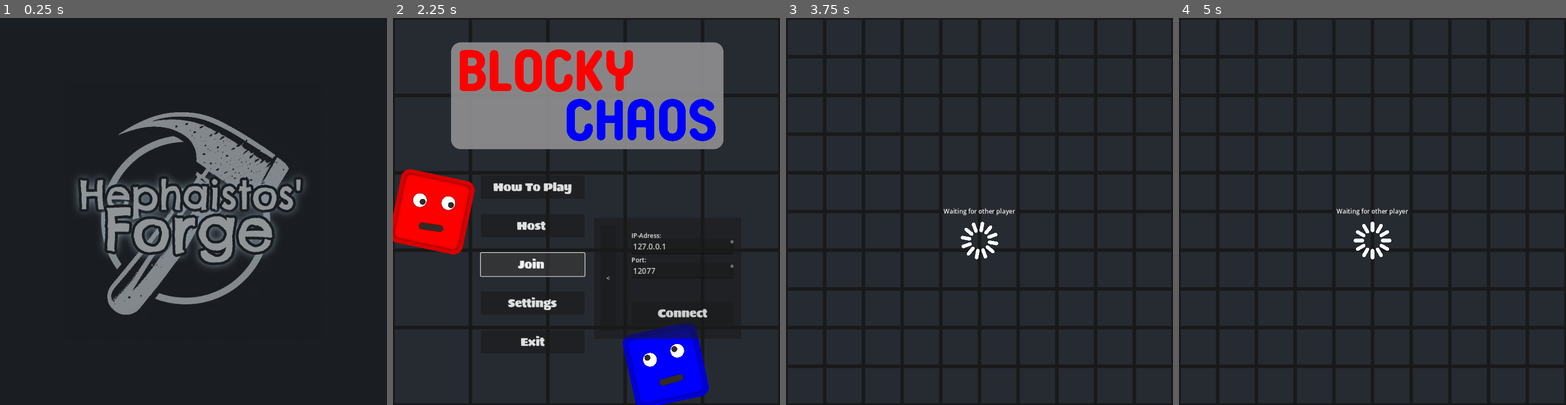
Above: before the commit, frames 1-4 (left to right).
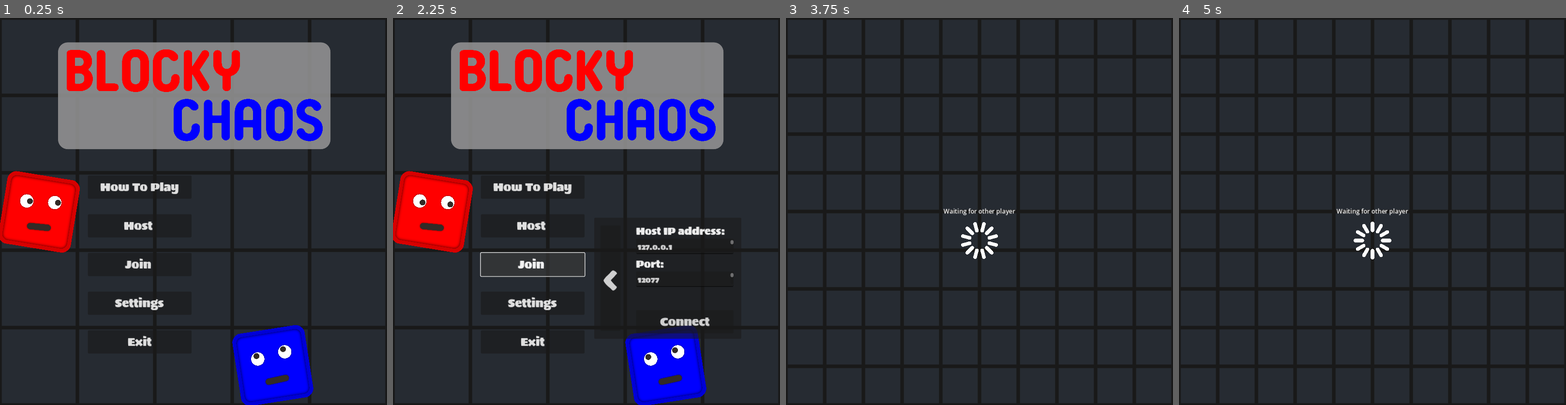
Above: after the commit, the same moments.

Repository: HephaistosForge/BlockyChaos
Game: Godot game, scene res://world/world.tscn
Same seed, same stepped clock (60 frames per second), same inputs: the game is played once before the commit and once after it. Before the commit the project starts from res://ui/intro_screen/intro_screen.tscn.
Inputs (mouse positions are in pixels of both pictures, inside the frame that each line leads up to):
- Up to frame 1 (0.25 s): no input
- Up to frame 2 (2.25 s): click (532, 265) at 0.5 s, where only the run after the commit has a clickable "Join"; click (609, 277) at 1.25 s, where only the run after the commit has a clickable "<"; click "Join" at 2 s
- Up to frame 3 (3.75 s): click "Connect" at 2.75 s; move the mouse to (960, 288) at 3.52 s; hold W (up) from 3.53 s (still down); click (960, 288) at 3.67 s
- Up to frame 4 (5 s): keep holding W (up); move the mouse to (1488, 269) at 4.27 s

The runs differ from the first frame. In frame 1, 35% of the frame differs, in the area x 0-86%, y 6-100%; in frame 2, 2.4%; in frame 3, 0.2%; in frame 4, less than 0.1%.

Commit message:
Add icon, move connection dialog to scene

Diff:
--- a/project.godot
+++ b/project.godot
@@ -11,12 +11,11 @@
 [application]
 
 config/name="BlockyChaos"
-run/main_scene="res://ui/intro_screen/intro_screen.tscn"
+run/main_scene="res://world/world.tscn"
 config/features=PackedStringArray("4.0", "Forward Plus")
 boot_splash/bg_color=Color(0.101961, 0.113725, 0.133333, 1)
-boot_splash/show_image=false
 boot_splash/image="res://ui/intro_screen/HephaistosForge1.png"
-config/icon="res://icon.svg"
+config/icon="res://icon.png"
 
 [autoload]
 
@@ -59,6 +58,12 @@
 "events": [Object(InputEventKey,"resource_local_to_scene":false,"resource_name":"","device":-1,"window_id":0,"alt_press …(182 unchanged characters)…
 ]
 }
+accept={
+"deadzone": 0.5,
+"events": [Object(InputEventKey,"resource_local_to_scene":false,"resource_name":"","device":-1,"window_id":0,"alt_pressed":false,"shift_pressed":false,"ctrl_pressed":false,"meta_pressed":false,"pressed":false,"keycode":0,"physical_keycode":4194309,"key_label":0,"unicode":0,"echo":false,"script":null)
+, Object(InputEventKey,"resource_local_to_scene":false,"resource_name":"","device":-1,"window_id":0,"alt_pressed":false,"shift_pressed":false,"ctrl_pressed":false,"meta_pressed":false,"pressed":false,"keycode":0,"physical_keycode":4194310,"key_label":0,"unicode":0,"echo":false,"script":null)
+]
+}
 
 [layer_names]
 
--- /dev/null
+++ b/ui/connection_dialog/connection_dialog.tscn
@@ -0,0 +1,93 @@
+[gd_scene load_steps=5 format=3 uid="uid://y6f6jv4wruql"]
+
+[ext_resource type="Script" path="res://world/Connection Dialog.gd" id="1_yfax8"]
+[ext_resource type="Theme" uid="uid://dp58tqgvn7o0e" path="res://world/default_theme.tres" id="2_udbkd"]
+
+[sub_resource type="InputEventAction" id="InputEventAction_2opdg"]
+action = &"accept"
+
+[sub_resource type="Shortcut" id="Shortcut_gekxu"]
+events = [SubResource("InputEventAction_2opdg")]
+
+[node name="ConnectionDialog" type="PanelContainer" node_paths=PackedStringArray("address_node", "port_node")]
+offset_left = 20.0
+offset_top = 16.0
+offset_right = 400.0
+offset_bottom = 329.0
+theme = ExtResource("2_udbkd")
+script = ExtResource("1_yfax8")
+address_node = NodePath("MarginContainer/HBoxContainer/VBoxContainer/HBoxContainer/VBoxContainer/Ip")
+port_node = NodePath("MarginContainer/HBoxContainer/VBoxContainer/HBoxContainer/VBoxContainer2/Port")
+
+[node name="MarginContainer" type="MarginContainer" parent="."]
+layout_mode = 2
+theme_override_constants/margin_left = 8
+theme_override_constants/margin_right = 20
+
+[node name="HBoxContainer" type="HBoxContainer" parent="MarginContainer"]
+layout_mode = 2
+theme_override_constants/separation = 40
+
+[node name="MarginContainer" type="MarginContainer" parent="MarginContainer/HBoxContainer"]
+layout_mode = 2
+theme_override_constants/margin_left = 8
+theme_override_constants/margin_top = 20
+theme_override_constants/margin_bottom = 20
+
+[node name="BackButton" type="Button" parent="MarginContainer/HBoxContainer/MarginContainer"]
+custom_minimum_size = Vector2(40, 0)
+layout_mode = 2
+size_flags_horizontal = 4
+theme_override_font_sizes/font_size = 90
+text = "<"
+
+[node name="VBoxContainer" type="VBoxContainer" parent="MarginContainer/HBoxContainer"]
+layout_mode = 2
+size_flags_horizontal = 3
+theme_override_constants/separation = 60
+alignment = 1
+
+[node name="HBoxContainer" type="VBoxContainer" parent="MarginContainer/HBoxContainer/VBoxContainer"]
+layout_mode = 2
+
+[node name="VBoxContainer" type="VBoxContainer" parent="MarginContainer/HBoxContainer/VBoxContainer/HBoxContainer"]
+layout_mode = 2
+theme_override_constants/separation = -4
+
+[node name="Label" type="Label" parent="MarginContainer/HBoxContainer/VBoxContainer/HBoxContainer/VBoxContainer"]
+layout_mode = 2
+theme_override_font_sizes/font_size = 26
+text = "Host IP address:"
+
+[node name="Ip" type="TextEdit" parent="MarginContainer/HBoxContainer/VBoxContainer/HBoxContainer/VBoxContainer"]
+custom_minimum_size = Vector2(150, 40)
+layout_mode = 2
+theme_override_font_sizes/font_size = 20
+text = "127.0.0.1"
+placeholder_text = "IP Address"
+
+[node name="VBoxContainer2" type="VBoxContainer" parent="MarginContainer/HBoxContainer/VBoxContainer/HBoxContainer"]
+layout_mode = 2
+theme_override_constants/separation = -4
+
+[node name="Label" type="Label" parent="MarginContainer/HBoxContainer/VBoxContainer/HBoxContainer/VBoxContainer2"]
+layout_mode = 2
+theme_override_font_sizes/font_size = 26
+text = "Port:"
+
+[node name="Port" type="TextEdit" parent="MarginContainer/HBoxContainer/VBoxContainer/HBoxContainer/VBoxContainer2"]
+custom_minimum_size = Vector2(80, 40)
+layout_mode = 2
+theme_override_font_sizes/font_size = 20
+text = "12077"
+placeholder_text = "Port"
+
+[node name="Connect" type="Button" parent="MarginContainer/HBoxContainer/VBoxContainer"]
+layout_mode = 2
+theme = ExtResource("2_udbkd")
+shortcut = SubResource("Shortcut_gekxu")
+text = "Connect
+"
+
+[connection signal="pressed" from="MarginContainer/HBoxContainer/MarginContainer/BackButton" to="." method="_on_back_button_pressed"]
+[connection signal="pressed" from="MarginContainer/HBoxContainer/VBoxContainer/Connect" to="." method="_on_connect_pressed"]
--- a/ui/difficulty_dialog/difficulty_button.tscn
+++ b/ui/difficulty_dialog/difficulty_button.tscn
@@ -34,26 +34,31 @@
 [node name="TrapContainer" type="HBoxContainer" parent="Description"]
 layout_mode = 2
 theme_override_constants/separation = 0
+alignment = 1
 
 [node name="Image" type="TextureRect" parent="Description/TrapContainer"]
 modulate = Color(1, 0, 0, 1)
 custom_minimum_size = Vector2(100, 100)
 layout_mode = 2
+size_flags_horizontal = 3
 texture = ExtResource("1_sfcea")
 expand_mode = 1
+stretch_mode = 5
 
 [node name="MarginContainer" type="MarginContainer" parent="Description/TrapContainer"]
 layout_mode = 2
-theme_override_constants/margin_right = 20
+size_flags_horizontal = 3
 
 [node name="Label" type="Label" parent="Description/TrapContainer/MarginContainer"]
 layout_mode = 2
 theme_override_font_sizes/font_size = 40
 text = "8
 "
+horizontal_alignment = 1
 
 [node name="BulletContainer" type="HBoxContainer" parent="Description"]
 layout_mode = 2
+alignment = 1
 
 [node name="Image" type="TextureRect" parent="Description/BulletContainer"]
 modulate = Color(1, 0, 0, 1)
@@ -67,12 +72,13 @@
 
 [node name="MarginContainer2" type="MarginContainer" parent="Description/BulletContainer"]
 layout_mode = 2
-theme_override_constants/margin_right = 20
+size_flags_horizontal = 3
 
 [node name="Label" type="Label" parent="Description/BulletContainer/MarginContainer2"]
 layout_mode = 2
 theme_override_font_sizes/font_size = 40
 text = "1"
+horizontal_alignment = 1
 
 [connection signal="gui_input" from="." to="." method="_on_gui_input"]
 [connection signal="mouse_entered" from="." to="." method="_on_mouse_entered"]
--- a/world/Connection Dialog.gd
+++ b/world/Connection Dialog.gd
@@ -1,4 +1,11 @@
 extends PanelContainer
+
+signal connect_to(address, port)
+@export var address_node: Node
+@export var port_node: Node
+
+func _ready():
+	self.visible = false
 
 
 func _on_join_pressed() -> void:
@@ -12,3 +19,7 @@
 	var tween = create_tween()
 	tween.tween_property(self, "modulate", Color(Color.WHITE, 0), 0.1)
 	self.visible = false
+
+
+func _on_connect_pressed():
+	emit_signal("connect_to", address_node.text, int(port_node.text))
--- a/world/multiplayer.gd
+++ b/world/multiplayer.gd
@@ -51,9 +51,9 @@
 	multiplayer_peer.peer_disconnected.connect(_on_peer_disconnected)
 
 
-func on_join() -> void:
-	var address = $"../ConnectionDialog/MarginContainer/HBoxContainer/VBoxContainer/HBoxContainer/VBoxContainer/Ip".text
-	var port = int($"../ConnectionDialog/MarginContainer/HBoxContainer/VBoxContainer/HBoxContainer/VBoxContainer2/Port".text)
+func on_join(address, port) -> void:
+	# var address = $"../ConnectionDialog/MarginContainer/HBoxContainer/VBoxContainer/HBoxContainer/VBoxContainer/Ip".text
+	# var port = int($"../ConnectionDialog/MarginContainer/HBoxContainer/VBoxContainer/HBoxContainer/VBoxContainer2/Port".text)
 	change_from_menu_to_game()
 	multiplayer_peer.create_client(address, port)
 	multiplayer.multiplayer_peer = multiplayer_peer
--- a/world/world.tscn
+++ b/world/world.tscn
@@ -14,7 +14,7 @@
 [ext_resource type="AudioStream" uid="uid://dkphkpim1ixa5" path="res://world/music/background.mp3" id="6_ftcl4"]
 [ext_resource type="Script" path="res://world/restart.gd" id="7_v7vsj"]
 [ext_resource type="Theme" uid="uid://dp58tqgvn7o0e" path="res://world/default_theme.tres" id="8_djg35"]
-[ext_resource type="Script" path="res://world/Connection Dialog.gd" id="13_3bi47"]
+[ext_resource type="PackedScene" uid="uid://y6f6jv4wruql" path="res://ui/connection_dialog/connection_dialog.tscn" id="13_yffd8"]
 [ext_resource type="PackedScene" uid="uid://s213jx5eke4u" path="res://ui/how_to_play_dialog/how_to_play_dialog.tscn" id="16_panuv"]
 [ext_resource type="PackedScene" uid="uid://hj667vw3w172" path="res://ui/settings/settings.tscn" id="17_rpdj3"]
 [ext_resource type="PackedScene" uid="uid://1x06g2vmufkn" path="res://ui/difficulty_dialog/difficulty_dialog.tscn" id="18_x41xh"]
@@ -351,79 +351,8 @@
 theme = ExtResource("8_djg35")
 text = "Exit"
 
-[node name="ConnectionDialog" type="PanelContainer" parent="."]
-modulate = Color(1, 1, 1, 0)
-offset_left = 20.0
-offset_top = 16.0
-offset_right = 400.0
-offset_bottom = 329.0
-script = ExtResource("13_3bi47")
-
-[node name="MarginContainer" type="MarginContainer" parent="ConnectionDialog"]
-layout_mode = 2
-theme_override_constants/margin_left = 8
-theme_override_constants/margin_right = 20
-
-[node name="HBoxContainer" type="HBoxContainer" parent="ConnectionDialog/MarginContainer"]
-layout_mode = 2
-theme_override_constants/separation = 40
-
-[node name="MarginContainer" type="MarginContainer" parent="ConnectionDialog/MarginContainer/HBoxContainer"]
-layout_mode = 2
-theme_override_constants/margin_left = 8
-theme_override_constants/margin_top = 20
-theme_override_constants/margin_bottom = 20
-
-[node name="BackButton" type="Button" parent="ConnectionDialog/MarginContainer/HBoxContainer/MarginContainer"]
-custom_minimum_size = Vector2(40, 0)
-layout_mode = 2
-size_flags_horizontal = 4
-text = "<"
-
-[node name="VBoxContainer" type="VBoxContainer" parent="ConnectionDialog/MarginContainer/HBoxContainer"]
-layout_mode = 2
-size_flags_horizontal = 3
-theme_override_constants/separation = 60
-alignment = 1
-
-[node name="HBoxContainer" type="VBoxContainer" parent="ConnectionDialog/MarginContainer/HBoxContainer/VBoxContainer"]
-layout_mode = 2
-
-[node name="VBoxContainer" type="VBoxContainer" parent="ConnectionDialog/MarginContainer/HBoxContainer/VBoxContainer/HBoxContainer"]
-layout_mode = 2
-theme_override_constants/separation = -4
-
-[node name="Label" type="Label" parent="ConnectionDialog/MarginContainer/HBoxContainer/VBoxContainer/HBoxContainer/VBoxContainer"]
-layout_mode = 2
-text = "IP-Adress:"
-
-[node name="Ip" type="TextEdit" parent="ConnectionDialog/MarginContainer/HBoxContainer/VBoxContainer/HBoxContainer/VBoxContainer"]
-custom_minimum_size = Vector2(150, 40)
-layout_mode = 2
-theme_override_font_sizes/font_size = 20
-text = "127.0.0.1"
-placeholder_text = "IP-Adresse"
-
-[node name="VBoxContainer2" type="VBoxContainer" parent="ConnectionDialog/MarginContainer/HBoxContainer/VBoxContainer/HBoxContainer"]
-layout_mode = 2
-theme_override_constants/separation = -4
-
-[node name="Label" type="Label" parent="ConnectionDialog/MarginContainer/HBoxContainer/VBoxContainer/HBoxContainer/VBoxContainer2"]
-layout_mode = 2
-text = "Port:"
-
-[node name="Port" type="TextEdit" parent="ConnectionDialog/MarginContainer/HBoxContainer/VBoxContainer/HBoxContainer/VBoxContainer2"]
-custom_minimum_size = Vector2(80, 40)
-layout_mode = 2
-theme_override_font_sizes/font_size = 20
-text = "12077"
-placeholder_text = "Port"
-
-[node name="Join" type="Button" parent="ConnectionDialog/MarginContainer/HBoxContainer/VBoxContainer"]
-layout_mode = 2
-theme = ExtResource("8_djg35")
-text = "Connect
-"
+[node name="ConnectionDialog" parent="." instance=ExtResource("13_yffd8")]
+z_index = 35
 
 [node name="HowToPlayDialog" parent="." instance=ExtResource("16_panuv")]
 visible = false
@@ -474,6 +403,5 @@
 [connection signal="pressed" from="Menu/Join" to="ConnectionDialog" method="_on_join_pressed"]
 [connection signal="pressed" from="Menu/Settings" to="SettingsDialog" method="_on_settings_pressed"]
 [connection signal="button_up" from="Menu/Exit" to="Multiplayer" method="_on_exit"]
-[connection signal="pressed" from="ConnectionDialog/MarginContainer/HBoxContainer/MarginContainer/BackButton" to="ConnectionDialog" method="_on_back_button_pressed"]
-[connection signal="button_up" from="ConnectionDialog/MarginContainer/HBoxContainer/VBoxContainer/Join" to="Multiplayer" method="on_join"]
+[connection signal="connect_to" from="ConnectionDialog" to="Multiplayer" method="on_join"]
 [connection signal="difficulty_clicked" from="DifficultyDialog" to="." method="_set_difficulty"]
Binary file added: icon.png
Not shown, added: icon.png.import
